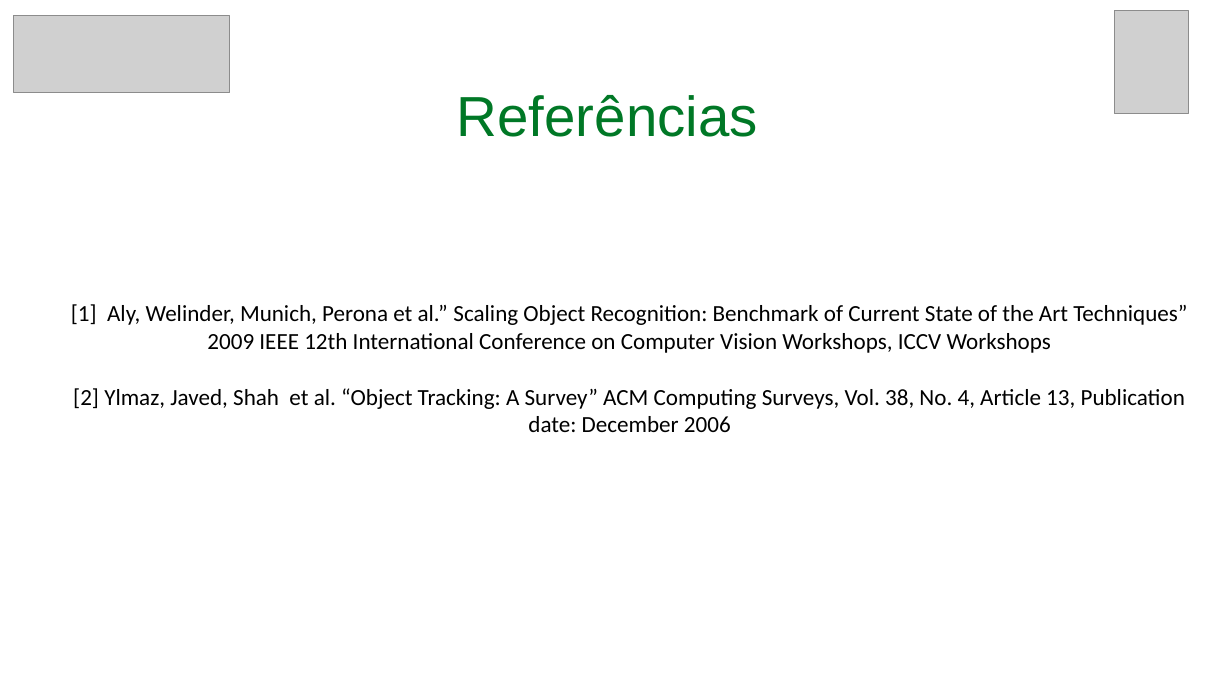
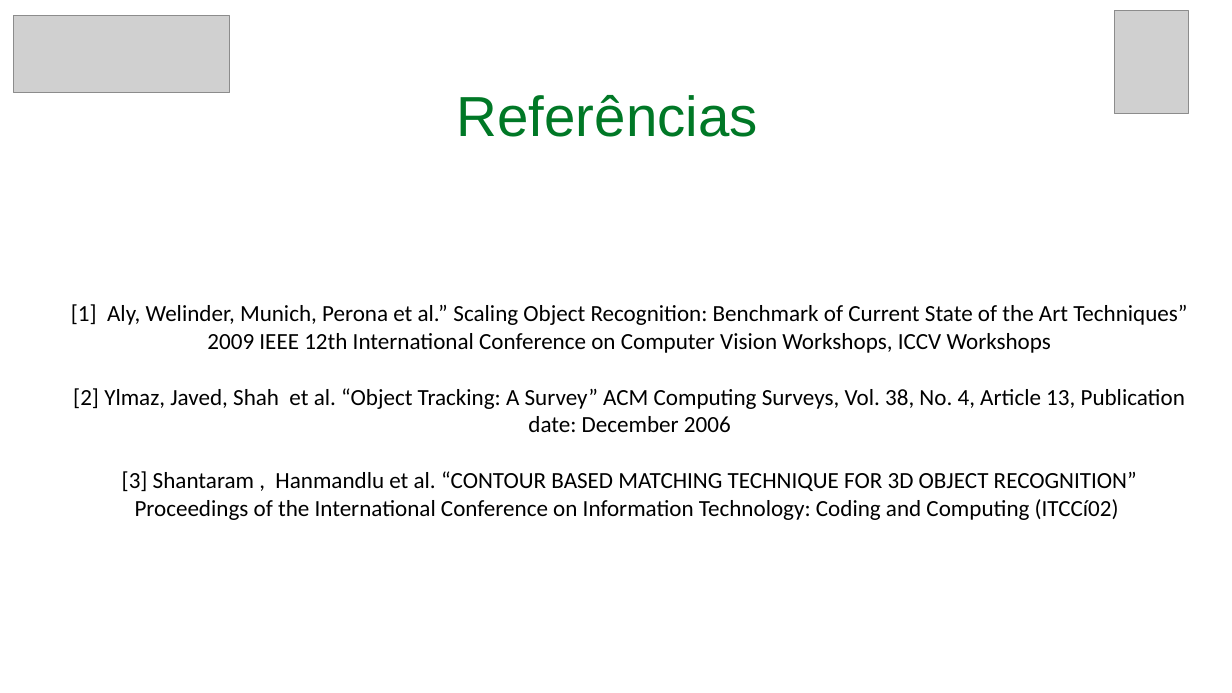
Before and after one commit to RoDiLki/TCC, a slide deck: slide 9 of Seminário 01.pptx. Drawn at 1232x693 pixels with LibreOffice and Linux fonts; fonts in the diff are those of the drawing; grey boxes stand for pictures. Boxes give left, top, right and bottom in pixels: in the first picture for what was removed or moved away, otherwise in the second. Text is boxed around its words. In the diff, an @@ line names an element or a change of style, - is before the commit and + after.

```diff
--- a/Seminário 01.pptx
+++ b/Seminário 01.pptx
@@ text at (122, 471, 1137, 520): paragraph added @@
+[3] Shantaram , Hanmandlu et al. “CONTOUR BASED MATCHING TECHNIQUE FOR 3D OBJECT RECOGNITION” Proceedings of the International Conference on Information Technology: Coding and Computing (ITCCí02)
```
Also in this commit, not shown: 2 other slides changed.
